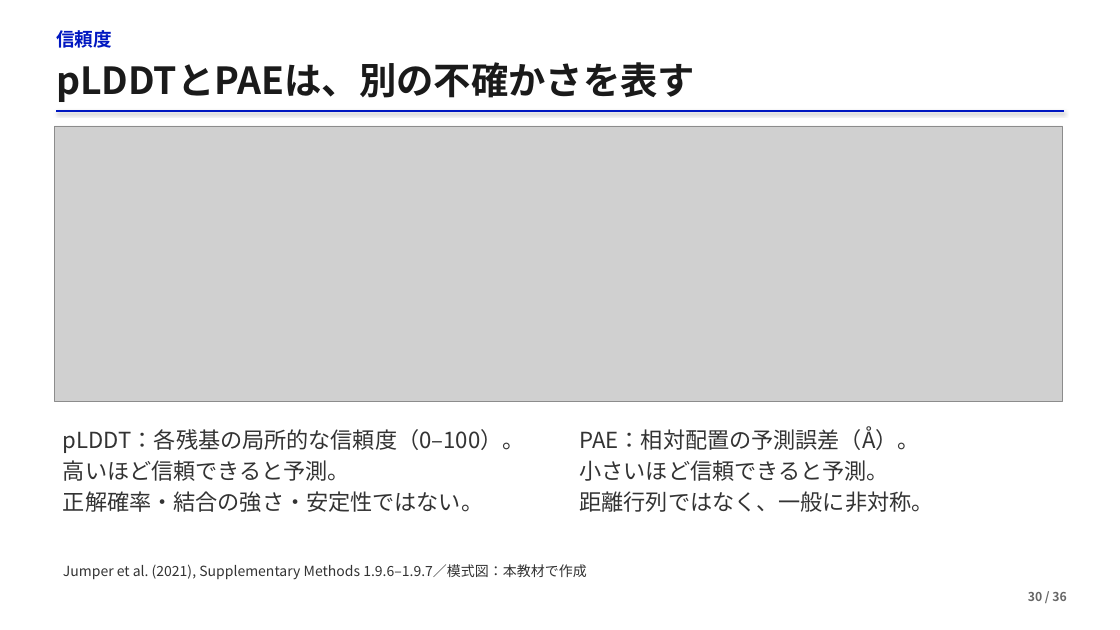
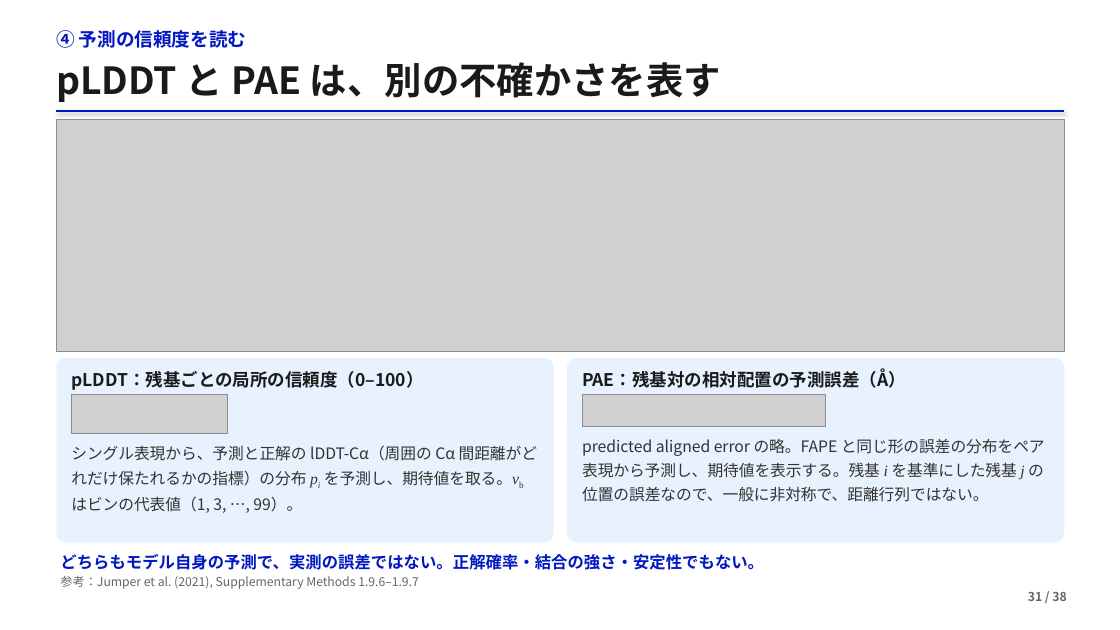
Before and after one commit to matsunagalab/lecture_bioinfo, a slide deck: slide 31 of 05_AlphaFold2による構造予測/05_AlphaFold2による構造予測.pptx (slide 30 before the commit). Drawn at 1120x630 pixels with LibreOffice and Linux fonts; fonts in the diff are those of the drawing; grey boxes stand for pictures. Boxes give left, top, right and bottom in pixels: in the first picture for what was removed or moved away, otherwise in the second. Text is boxed around its words. In the diff, an @@ line names an element or a change of style, - is before the commit and + after.

```diff
--- a/05_AlphaFold2による構造予測/05_AlphaFold2による構造予測.pptx
+++ b/05_AlphaFold2による構造予測/05_AlphaFold2による構造予測.pptx
@@ text at [56, 30, 246, 48]: text changed @@
-信頼度
+④ 予測の信頼度を読む
@@ text at [56, 62, 721, 102]: spaces changed @@
-pLDDTとPAEは、別の不確かさを表す
+pLDDT と PAE は、別の不確かさを表す
@@ picture: place and size @@
-picture at [55, 126, 1063, 402]
+picture at [56, 119, 1065, 352]
@@ rounded rectangle added at [56, 358, 554, 543], fill #E8F1FE @@
@@ rounded rectangle added at [567, 358, 1065, 543], fill #E8F1FE @@
@@ text at [71, 371, 423, 390]: text changed; size 19 to 15 pt; text colour #333333 to #1A1A1A; bold on @@
-PAE：相対配置の予測誤差（Å）。
-小さいほど信頼できると予測。
-距離行列ではなく、一般に非対称。
+pLDDT：残基ごとの局所の信頼度（0–100）
@@ text added at [582, 368, 906, 388], 15 pt, text #1A1A1A, bold @@
+PAE：残基対の相対配置の予測誤差（Å）
@@ picture added at [71, 395, 227, 434] @@
@@ picture added at [582, 395, 825, 427] @@
@@ text removed at [63, 429, 525, 512] @@
-pLDDT：各残基の局所的な信頼度（0–100）。
-高いほど信頼できると予測。
-正解確率・結合の強さ・安定性ではない。
@@ text added at [71, 445, 537, 513], 13.5 pt, text #333333 @@
+シングル表現から、予測と正解の lDDT-Cα（周囲の Cα 間距離がどれだけ保たれるかの指標）の分布 pi を予測し、期待値を取る。vb はビンの代表値（1, 3, …, 99）。
@@ text added at [582, 439, 1045, 502], 13.5 pt, text #333333 @@
+predicted aligned error の略。FAPE と同じ形の誤差の分布をペア表現から予測し、期待値を表示する。残基 i を基準にした残基 j の位置の誤差なので、一般に非対称で、距離行列ではない。
@@ text added at [60, 554, 764, 570], 14 pt, text #0017C1, bold @@
+どちらもモデル自身の予測で、実測の誤差ではない。正解確率・結合の強さ・安定性でもない。
@@ text at [60, 576, 419, 589]: text changed; size 12 to 10.5 pt; text colour #333333 to #666666 @@
-Jumper et al. (2021), Supplementary Methods 1.9.6–1.9.7／模式図：本教材で作成
+参考：Jumper et al. (2021), Supplementary Methods 1.9.6–1.9.7
@@ text at [1028, 592, 1066, 601]: text changed @@
-30 / 36
+31 / 38
```
Also in this commit, not shown: 51 other slides changed, 4 slides added, 1 slide removed, 4 other files.
